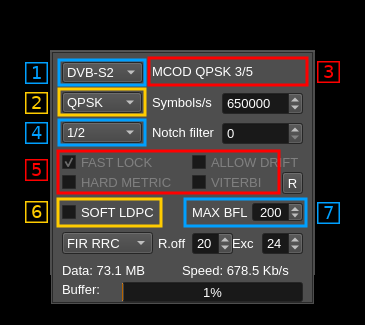
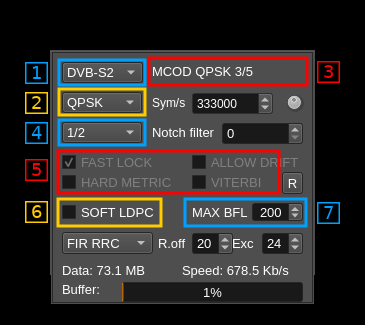
Layered file, before and after one edit (365×325). Changes by layer:
added layer "Pasted Layer #1" above "Pasted Layer" over [152, 93, 304, 114]
